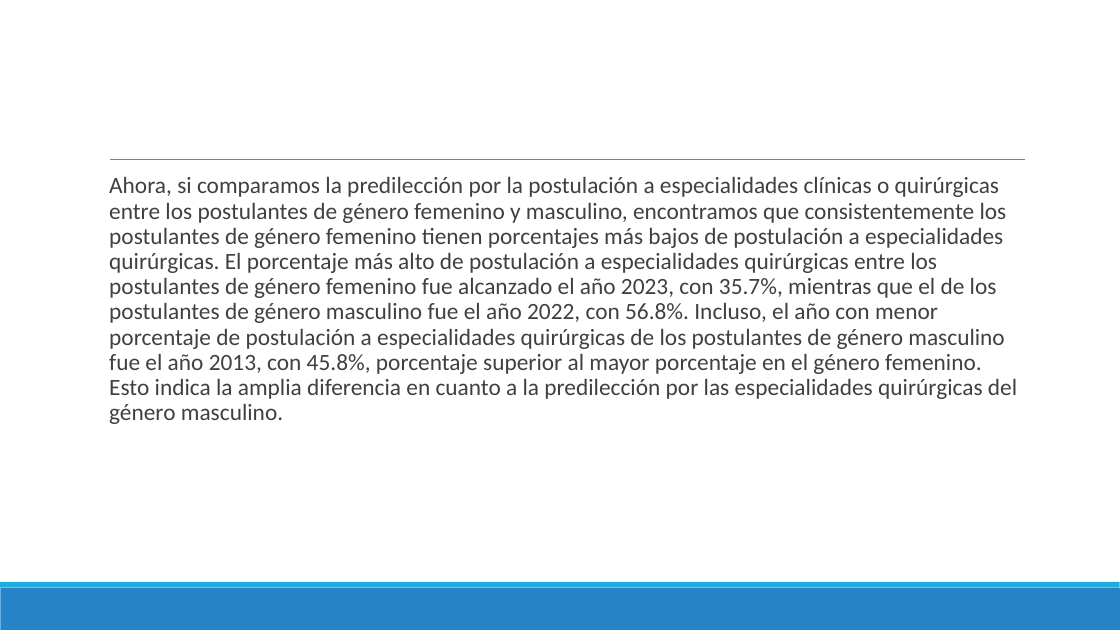
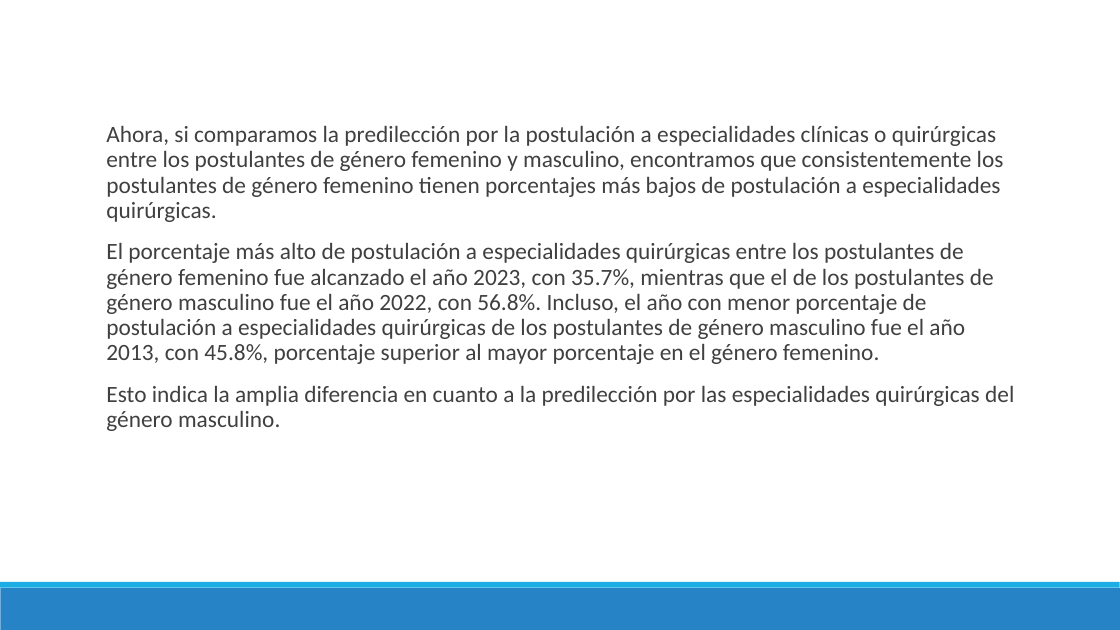
Before and after one commit to danimedi/tesis_genero_especialidades, a slide deck: slide 36 of doc/diapositivas_sustentacion_tesis.pptx (slide 35 before the commit). Drawn at 1120x630 pixels with LibreOffice and Linux fonts; fonts in the diff are those of the drawing. Boxes give left, top, right and bottom in pixels: in the first picture for what was removed or moved away, otherwise in the second. Text is boxed around its words. In the diff, an @@ line names an element or a change of style, - is before the commit and + after.

```diff
--- a/doc/diapositivas_sustentacion_tesis.pptx
+++ b/doc/diapositivas_sustentacion_tesis.pptx
@@ text at (106,126,1014,431): text changed @@
-  Ahora, si comparamos la predilección por la postulación a especialidades clínicas o quirúrgicas entre los postulantes de género femenino y masculino, encontramos que consistentemente los postulantes de género femenino tienen porcentajes más bajos de postulación a especialidades quirúrgicas. El porcentaje más alto de postulación a especialidades quirúrgicas entre los postulantes de género femenino fue alcanzado el año 2023, con 35.7%, mientras que el de los postulantes de género masculino fue el año 2022, con 56.8%. Incluso, el año con menor porcentaje de postulación a especialidades quirúrgicas de los postulantes de género masculino fue el año 2013, con 45.8%, porcentaje superior al mayor porcentaje en el género femenino. Esto indica la amplia diferencia en cuanto a la predilección por las especialidades quirúrgicas del género masculino.
+  Ahora, si comparamos la predilección por la postulación a especialidades clínicas o quirúrgicas entre los postulantes de género femenino y masculino, encontramos que consistentemente los postulantes de género femenino tienen porcentajes más bajos de postulación a especialidades quirúrgicas.
+  El porcentaje más alto de postulación a especialidades quirúrgicas entre los postulantes de género femenino fue alcanzado el año 2023, con 35.7%, mientras que el de los postulantes de género masculino fue el año 2022, con 56.8%. Incluso, el año con menor porcentaje de postulación a especialidades quirúrgicas de los postulantes de género masculino fue el año 2013, con 45.8%, porcentaje superior al mayor porcentaje en el género femenino.
+  Esto indica la amplia diferencia en cuanto a la predilección por las especialidades quirúrgicas del género masculino.
@@ line removed from (110, 160) to (1026, 160) @@
```
Also in this commit, not shown: 20 other slides changed, 7 slides added, 4 slides removed, 1 other file.
